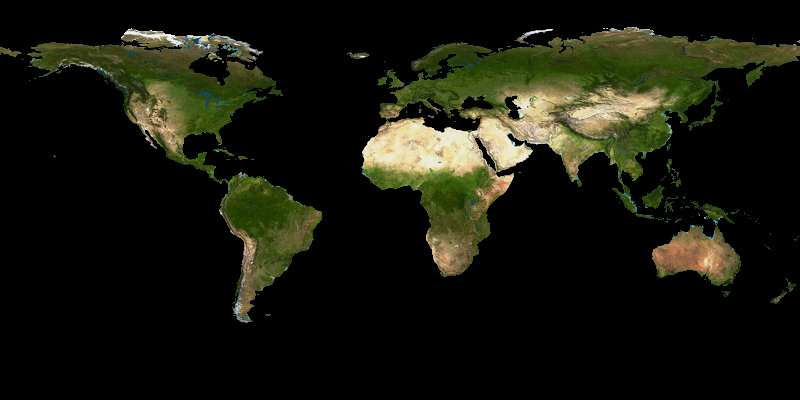
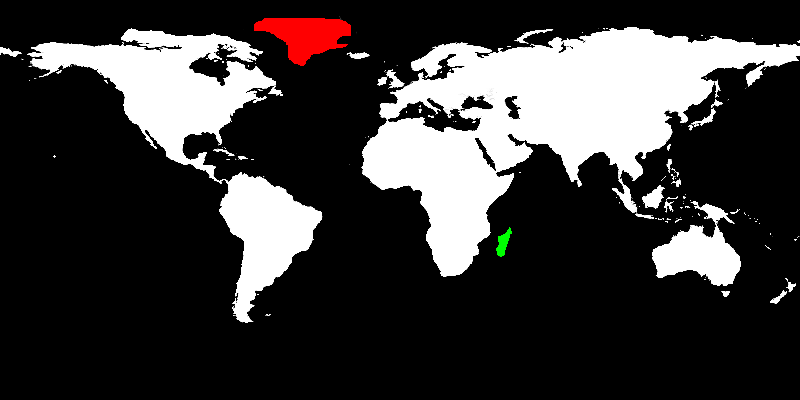
Revision of a layered 800px x 400px image; what changed, layer by layer:
painted on "Greenland (1)" over box(234, 16, 367, 75)
painted on "Madagascar (2)" over box(496, 227, 512, 257)
painted on "Ocean" over box(243, 16, 524, 257)
hid "Background" over box(0, 16, 800, 323)
